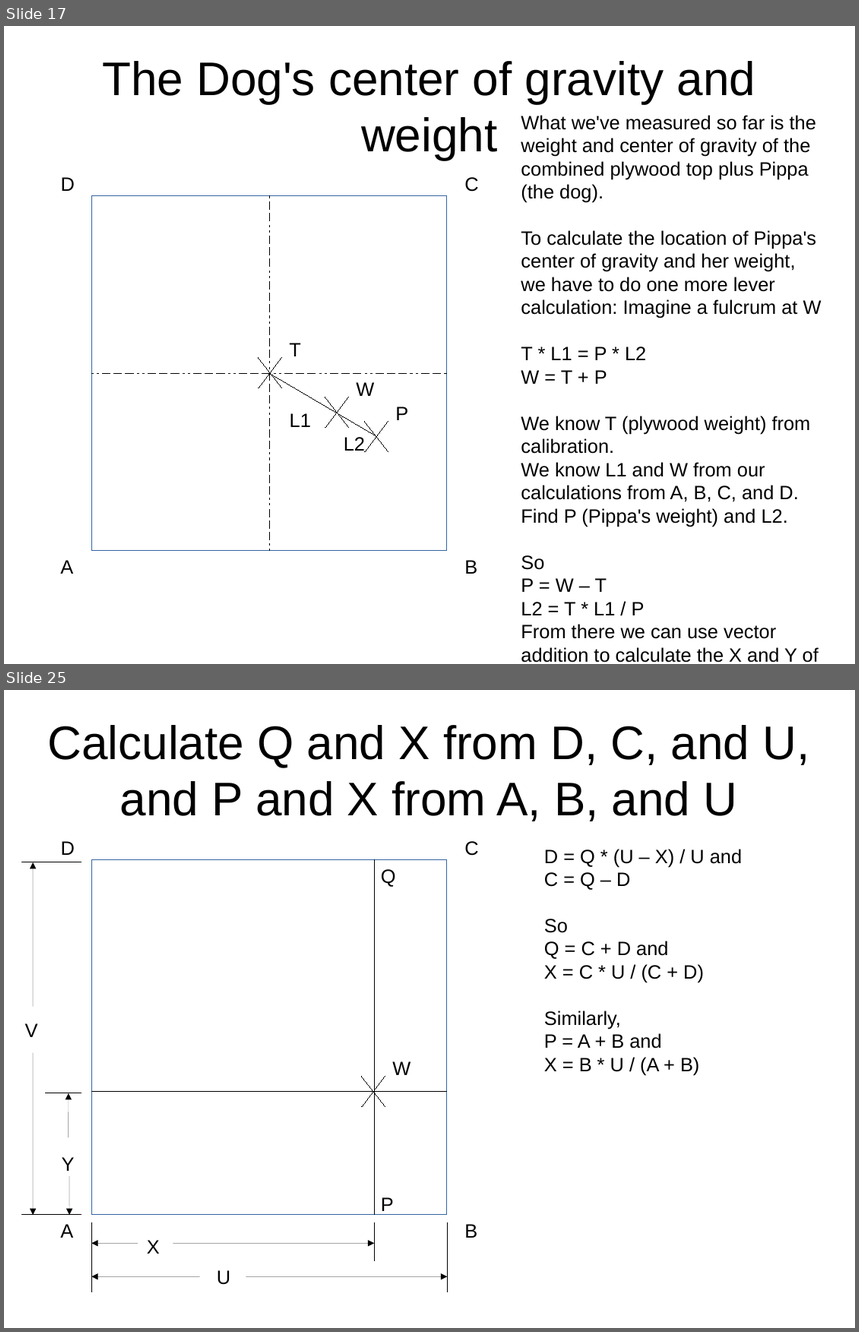
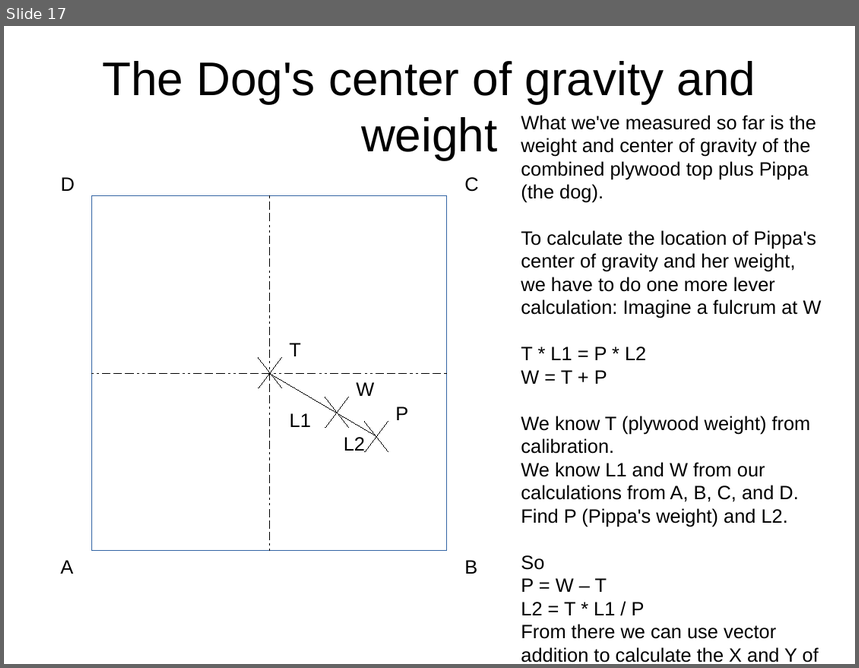
Before and after one commit to bneedhamia/CurieBLEWeightMonitor, a slide deck: ProjectMath.odp. Shown one above the other, each under a label of ours: slides 17 and 25 before the commit, slide 17 after it; the slides between them are not shown. The pictures are 859x1332 and 859x668 pixels, drawn with LibreOffice and Linux fonts; fonts in the diff are those of the drawing. Boxes give left, top, right and bottom in pixels: in the first picture for what was removed or moved away, otherwise in the second. Text is boxed around its words. In the diff, an @@ line names an element or a change of style, - is before the commit and + after.

```diff
--- a/ProjectMath.odp
+++ b/ProjectMath.odp
@@ slide 25 removed at box(4, 690, 855, 1328), background #FFFFFF @@
@@ title removed at box(47, 725, 810, 821) @@
-Calculate Q and X from D, C, and U,
-and P and X from A, B, and U
@@ text removed at box(61, 841, 75, 855) @@
-D
@@ text removed at box(465, 841, 478, 856) @@
-C
@@ text removed at box(544, 849, 742, 1075) @@
-D = Q * (U – X) / U and
-C = Q – D
-So
-Q = C + D and
-X = C * U / (C + D)
-Similarly,
-P = A + B and
-X = B * U / (A + B)
@@ line removed from (82, 863) to (22, 863) @@
@@ arrow removed from (33, 1007) to (33, 863) @@
@@ rectangle removed at box(91, 860, 446, 1215) @@
@@ line removed from (375, 1215) to (375, 860) @@
@@ text removed at box(381, 869, 396, 887) @@
-Q
@@ text removed at box(25, 1024, 38, 1037) @@
-V
@@ arrow removed from (33, 1053) to (33, 1215) @@
@@ line removed from (385, 1076) to (362, 1107) @@
@@ line removed from (386, 1107) to (362, 1076) @@
@@ text removed at box(392, 1062, 411, 1075) @@
-W
@@ line removed from (82, 1094) to (45, 1094) @@
@@ arrow removed from (68, 1138) to (68, 1094) @@
@@ line removed from (446, 1091) to (91, 1091) @@
@@ text removed at box(62, 1157, 75, 1171) @@
-Y
@@ arrow removed from (69, 1176) to (69, 1215) @@
@@ text removed at box(381, 1198, 394, 1215) @@
-P
@@ line removed from (82, 1215) to (21, 1215) @@
@@ text removed at box(60, 1224, 73, 1238) @@
-A
@@ line removed from (91, 1223) to (91, 1293) @@
@@ line removed from (375, 1223) to (375, 1262) @@
@@ line removed from (447, 1223) to (447, 1293) @@
@@ text removed at box(465, 1224, 477, 1238) @@
-B
@@ arrow removed from (138, 1244) to (91, 1244) @@
@@ text removed at box(147, 1240, 160, 1254) @@
-X
@@ arrow removed from (173, 1244) to (375, 1244) @@
@@ arrow removed from (199, 1277) to (91, 1277) @@
@@ text removed at box(217, 1271, 230, 1285) @@
-U
@@ arrow removed from (246, 1277) to (447, 1277) @@
```
Also in this commit, not shown: 2 slides changed, 9 other slides removed, 5 other files.
